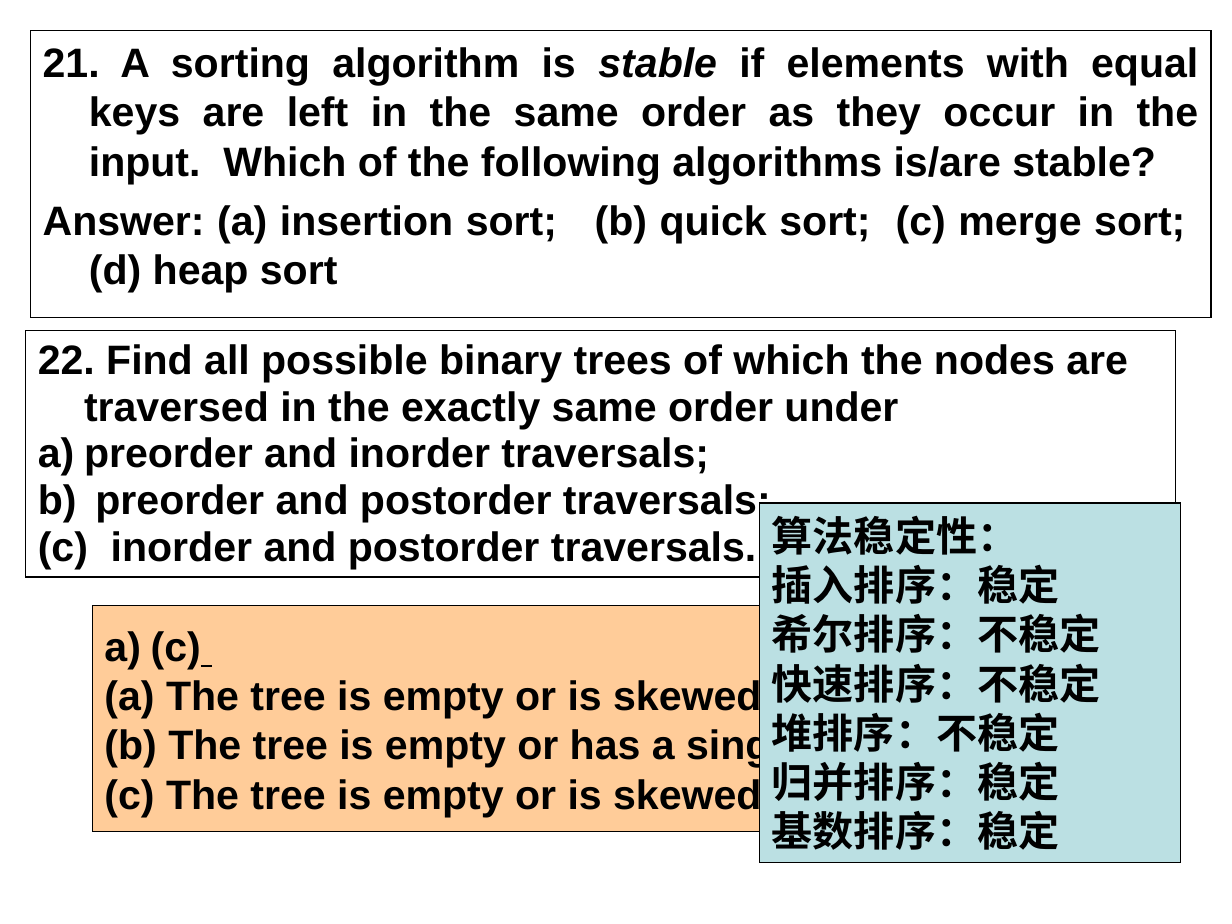
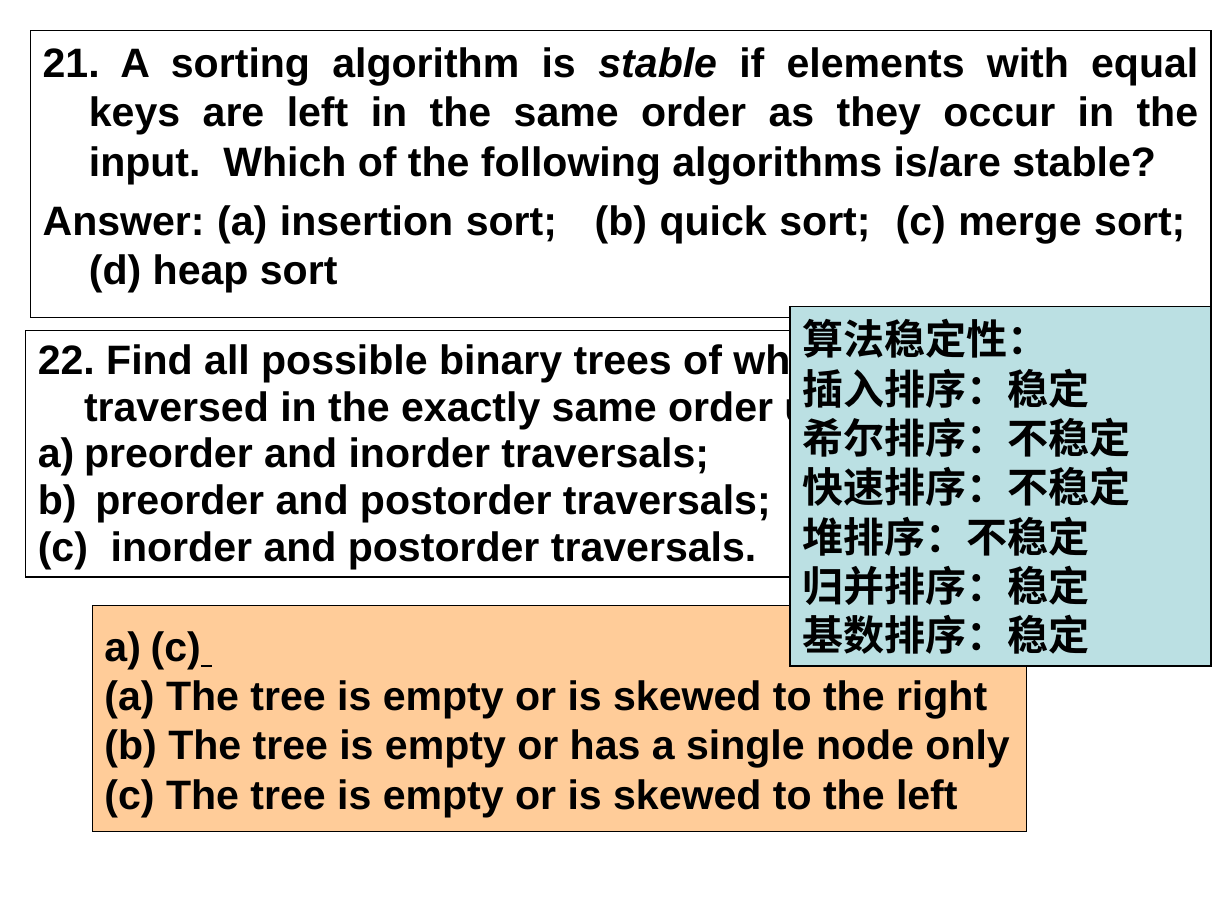
Before and after one commit to LukeLIN-web/curriculum_design, a slide deck: slide 9 of DataStructure/review ppt.ppt. Drawn at 1232x924 pixels with LibreOffice and Linux fonts; fonts in the diff are those of the drawing. Boxes give left, top, right and bottom in pixels: in the first picture for what was removed or moved away, otherwise in the second. Text is boxed around its words. In the diff, an @@ line names an element or a change of style, - is before the commit and + after.

```diff
--- a/DataStructure/review ppt.ppt
+++ b/DataStructure/review ppt.ppt
@@ rectangle "算法稳定性：": place and size @@
-rectangle "算法稳定性：" at (760,503,1181,862)
+rectangle "算法稳定性：" at (790,307,1211,667)
```
Also in this commit, not shown: 6 other slides changed.
